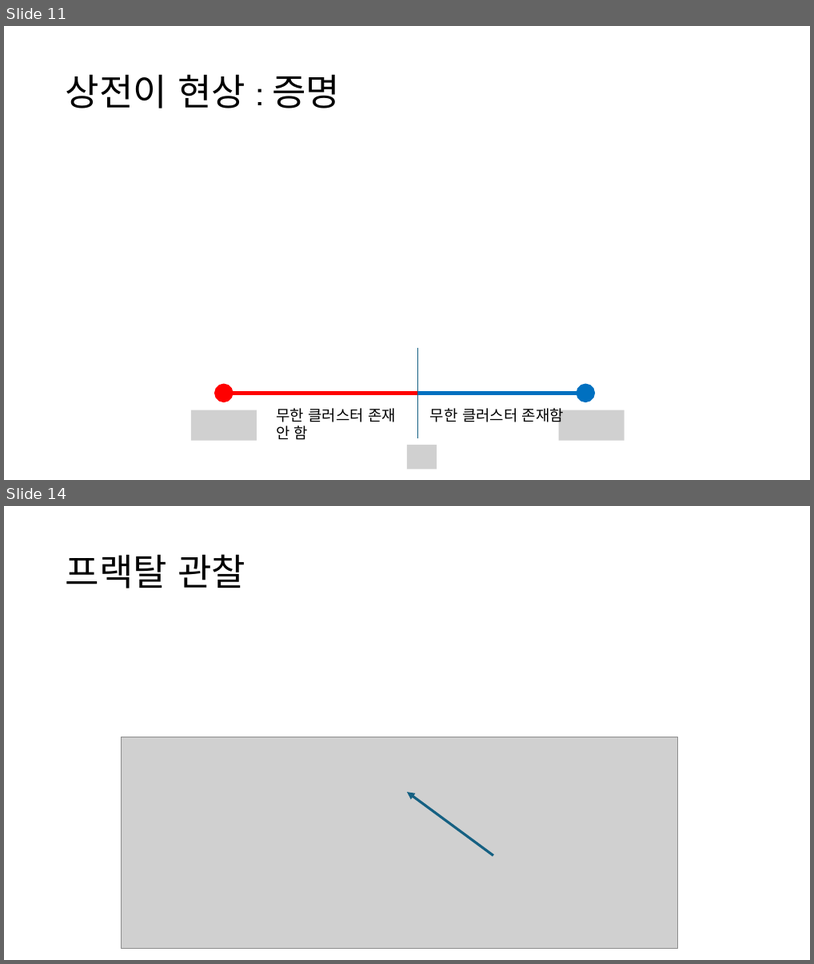
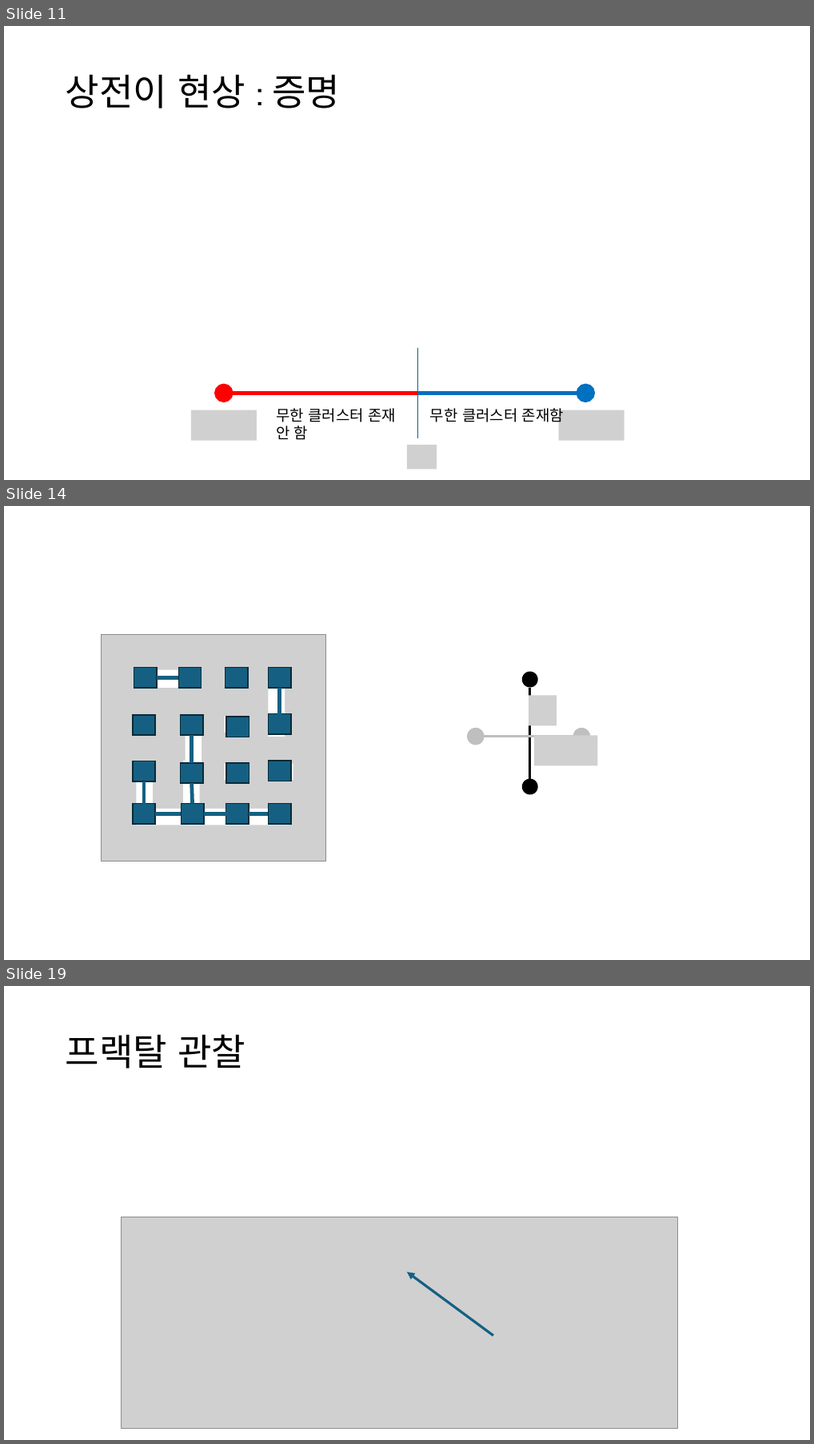
Before and after one commit to singrum/percolation-model, a slide deck: percolation.pptx. Shown one above the other, each under a label of ours: slides 11 and 14 before the commit, slides 11, 14 and 19 after it; the slides between them are not shown. The pictures are 814x964 and 814x1444 pixels, drawn with LibreOffice and Linux fonts; fonts in the diff are those of the drawing; grey boxes stand for pictures. Boxes give left, top, right and bottom in pixels: in the first picture for what was removed or moved away, otherwise in the second. Text is boxed around its words. In the diff, an @@ line names an element or a change of style, - is before the commit and + after.

```diff
--- a/percolation.pptx
+++ b/percolation.pptx
@@ slide 14 added at [4, 506, 810, 960], background #FFFFFF @@
@@ ellipse added at [522, 671, 538, 687], fill #000000 @@
@@ group added at [144, 678, 280, 813]: 8 lines @@
@@ picture added at [529, 696, 557, 725] @@
@@ line added from (530, 688) to (530, 778), #000000 3 pt @@
@@ group added at [133, 668, 291, 824]: 16 rectangles @@
@@ ellipse added at [468, 728, 484, 744], fill #BFBFBF, outline #BFBFBF 1.5 pt @@
@@ line added from (484, 736) to (574, 736), #BFBFBF 3 pt @@
@@ picture added at [534, 736, 598, 765] @@
@@ ellipse added at [574, 728, 590, 744], fill #BFBFBF, outline #BFBFBF 1.5 pt @@
@@ group added at [101, 634, 326, 860]: 13 rectangles, 1 picture @@
@@ ellipse added at [522, 778, 538, 794], fill #000000 @@
@@ what was slide 14 is now slide 19 @@
```
Also in this commit, not shown: 5 slides changed, 6 other slides added, 2 slides removed, 1 other file.
